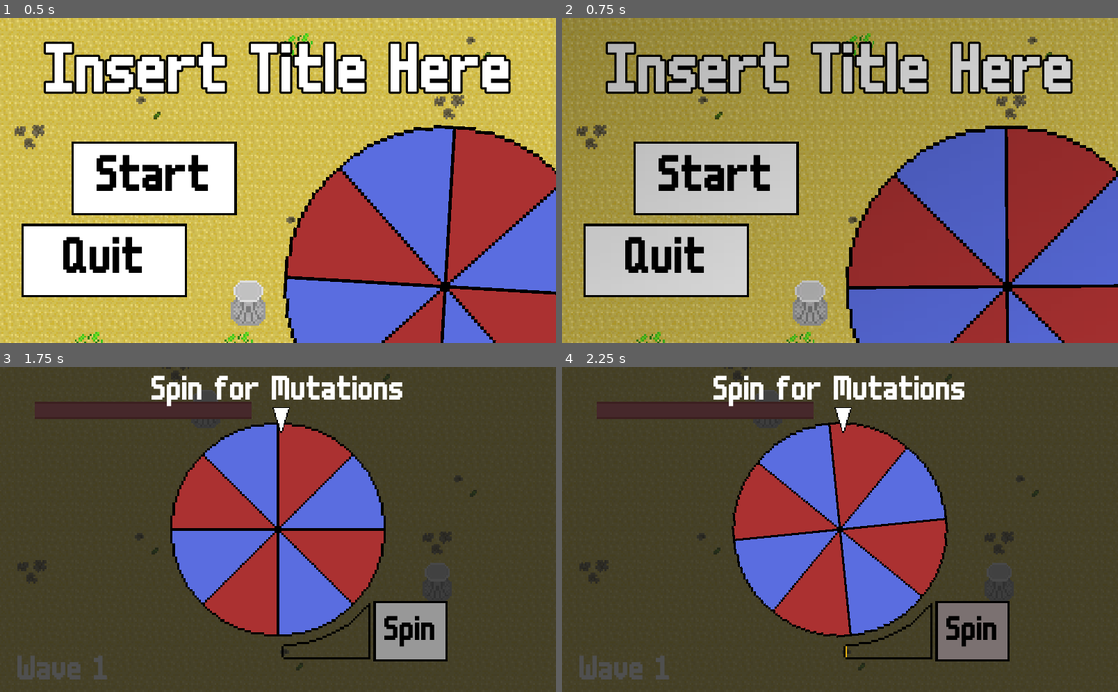
Above: before the commit, frames 1-4 (two rows, left to right).
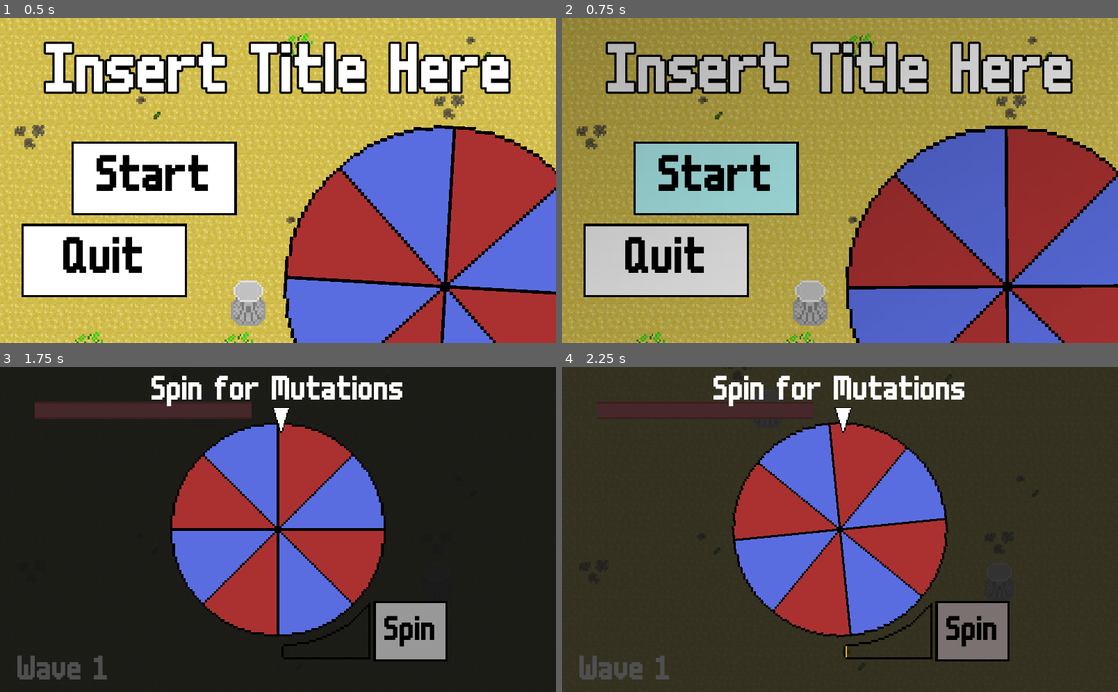
Above: after the commit, the same moments.

Repository: ectucker1/ksufalljam2020
Game: Godot game, scene res://ui/mainmenu/MainMenu.tscn
The game is run twice, just before and just after one commit, with the same random seed, the same clock (stepped at 60 frames per second) and the same inputs.
Inputs:
- Up to frame 1 (0.5 s): no input
- Up to frame 2 (0.75 s): click "Start" at 0.5 s
- Up to frame 3 (1.75 s): click "Start" at 1.25 s
- Up to frame 4 (2.25 s): click "Spin" at 2 s

Frame 1 is identical in both runs. In frame 2, 5.2% of the frame differs, in the area x 13-43%, y 38-61%; in frame 3, 72%, in the area x 0-100%, y 0-100%; in frame 4, less than 0.1%.

Commit message:
Made restarts and entering the arena use fades

Diff:
--- a/Arena/Arena.gd
+++ b/Arena/Arena.gd
@@ -15,6 +15,8 @@
 		GlobalSounds.get_node("BattleMusic").play()
 	if not GlobalSounds.get_node("WheelMusic").playing:
 		GlobalSounds.get_node("WheelMusic").play()
+
+	GlobalEffects.fade_in()
 
 
 func start_wave(num_enemies = 3):
--- a/effects/GlobalEffects.tscn
+++ b/effects/GlobalEffects.tscn
@@ -149,6 +149,36 @@
 [sub_resource type="ShaderMaterial" id=11]
 shader = SubResource( 10 )
 
+[sub_resource type="Animation" id=13]
+resource_name = "fade_in"
+tracks/0/type = "value"
+tracks/0/path = NodePath("ColorRect:modulate")
+tracks/0/interp = 1
+tracks/0/loop_wrap = true
+tracks/0/imported = false
+tracks/0/enabled = true
+tracks/0/keys = {
+"times": PoolRealArray( 0, 1 ),
+"transitions": PoolRealArray( 1, 1 ),
+"update": 0,
+"values": [ Color( 1, 1, 1, 1 ), Color( 1, 1, 1, 0 ) ]
+}
+
+[sub_resource type="Animation" id=12]
+resource_name = "fade_out"
+tracks/0/type = "value"
+tracks/0/path = NodePath("ColorRect:modulate")
+tracks/0/interp = 1
+tracks/0/loop_wrap = true
+tracks/0/imported = false
+tracks/0/enabled = true
+tracks/0/keys = {
+"times": PoolRealArray( 0, 1 ),
+"transitions": PoolRealArray( 1, 1 ),
+"update": 0,
+"values": [ Color( 1, 1, 1, 0 ), Color( 1, 1, 1, 1 ) ]
+}
+
 [node name="GlobalEffects" type="Node"]
 script = ExtResource( 1 )
 
@@ -175,3 +205,19 @@
 __meta__ = {
 "_edit_use_anchors_": false
 }
+
+[node name="FadeLayer" type="CanvasLayer" parent="."]
+
+[node name="ColorRect" type="ColorRect" parent="FadeLayer"]
+modulate = Color( 1, 1, 1, 0 )
+anchor_right = 1.0
+anchor_bottom = 1.0
+mouse_filter = 2
+color = Color( 0, 0, 0, 1 )
+__meta__ = {
+"_edit_use_anchors_": false
+}
+
+[node name="AnimationPlayer" type="AnimationPlayer" parent="FadeLayer"]
+anims/fade_in = SubResource( 13 )
+anims/fade_out = SubResource( 12 )
--- a/effects/global_effects.gd
+++ b/effects/global_effects.gd
@@ -14,3 +14,9 @@
 
 func set_trauma(value):
 	trauma = clamp(value, 0.0, 1.0)
+
+func fade_out():
+	$FadeLayer/AnimationPlayer.play("fade_out")
+
+func fade_in():
+	$FadeLayer/AnimationPlayer.play("fade_in")
--- a/ui/mainmenu/MainMenu.tscn
+++ b/ui/mainmenu/MainMenu.tscn
@@ -180,6 +180,7 @@
 margin_top = 228.0
 margin_right = 436.0
 margin_bottom = 364.0
+focus_mode = 0
 custom_styles/hover = ExtResource( 4 )
 custom_styles/pressed = ExtResource( 1 )
 custom_styles/focus = SubResource( 2 )
@@ -190,6 +191,7 @@
 custom_colors/font_color = Color( 0, 0, 0, 1 )
 custom_colors/font_color_hover = Color( 0, 0, 0, 1 )
 custom_colors/font_color_pressed = Color( 0, 0, 0, 1 )
+enabled_focus_mode = 0
 text = "Start"
 __meta__ = {
 "_edit_use_anchors_": false
@@ -200,6 +202,7 @@
 margin_top = 380.0
 margin_right = 344.0
 margin_bottom = 516.0
+focus_mode = 0
 custom_styles/hover = SubResource( 4 )
 custom_styles/pressed = SubResource( 5 )
 custom_styles/focus = SubResource( 6 )
@@ -210,6 +213,7 @@
 custom_colors/font_color = Color( 0, 0, 0, 1 )
 custom_colors/font_color_hover = Color( 0, 0, 0, 1 )
 custom_colors/font_color_pressed = Color( 0, 0, 0, 1 )
+enabled_focus_mode = 0
 text = "Quit"
 __meta__ = {
 "_edit_use_anchors_": false
--- a/ui/screens/gameover.gd
+++ b/ui/screens/gameover.gd
@@ -18,6 +18,7 @@
 func _on_PlayAgain_pressed():
 	$CenterContainer/VBoxContainer/PlayAgain.disabled = true
 	hide()
+	GlobalEffects.fade_out()
 
 func _on_Quit_pressed():
 	get_tree().quit()
--- a/wheel/WheelScreen.tscn
+++ b/wheel/WheelScreen.tscn
@@ -437,6 +437,7 @@
 custom_colors/font_color_disabled = Color( 0, 0, 0, 1 )
 custom_colors/font_color = Color( 0, 0, 0, 1 )
 custom_colors/font_color_hover = Color( 0, 0, 0, 1 )
+custom_colors/font_color_pressed = Color( 0, 0, 0, 1 )
 enabled_focus_mode = 0
 text = "Spin Again"
 
@@ -455,6 +456,7 @@
 custom_colors/font_color_disabled = Color( 0, 0, 0, 1 )
 custom_colors/font_color = Color( 0, 0, 0, 1 )
 custom_colors/font_color_hover = Color( 0, 0, 0, 1 )
+custom_colors/font_color_pressed = Color( 0, 0, 0, 1 )
 enabled_focus_mode = 0
 text = "Start Fight"
 
Not shown: 1 places in effects/GlobalEffects.tscn that only renumber resources
